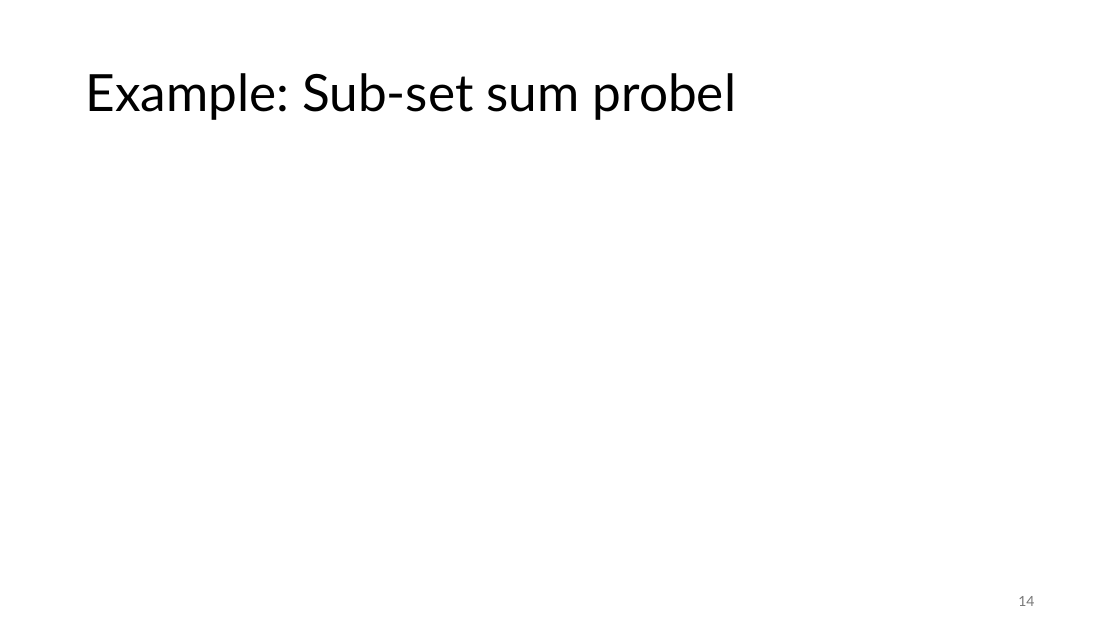
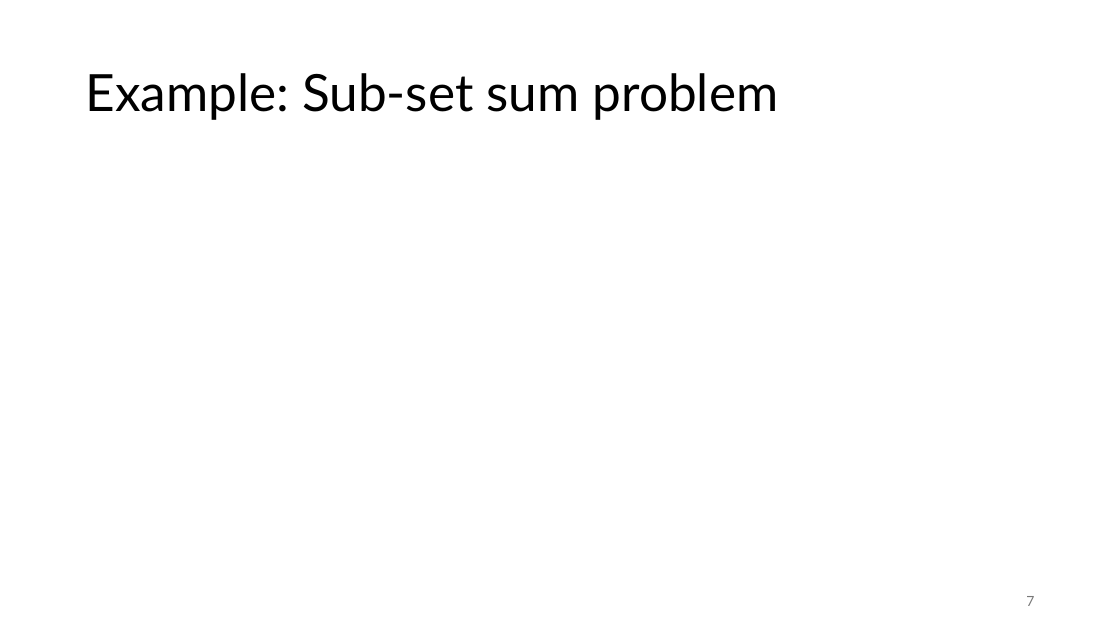
Before and after one commit to vutuanhai237/CourseMaterialsUIT, a slide deck: slide 7 of SExxx-Quantum computng/Slide/x. On Problems Quantum Computers Can Solve Efficiently (template).pptx (slide 14 before the commit). Drawn at 1120x630 pixels with LibreOffice and Linux fonts; fonts in the diff are those of the drawing; grey boxes stand for pictures. Boxes give left, top, right and bottom in pixels: in the first picture for what was removed or moved away, otherwise in the second. Text is boxed around its words. In the diff, an @@ line names an element or a change of style, - is before the commit and + after.

```diff
--- a/SExxx-Quantum computng/Slide/x. On Problems Quantum Computers Can Solve Efficiently (template).pptx
+++ b/SExxx-Quantum computng/Slide/x. On Problems Quantum Computers Can Solve Efficiently (template).pptx
@@ title at [85,73,779,120]: text changed @@
-Example: Sub-set sum probel
+Example: Sub-set sum problem
@@ page number at [1026,596,1034,606]: text changed @@
-14
+7
```
Also in this commit, not shown: 16 other slides changed, 1 slide added, 11 slides removed, 3 other files.
